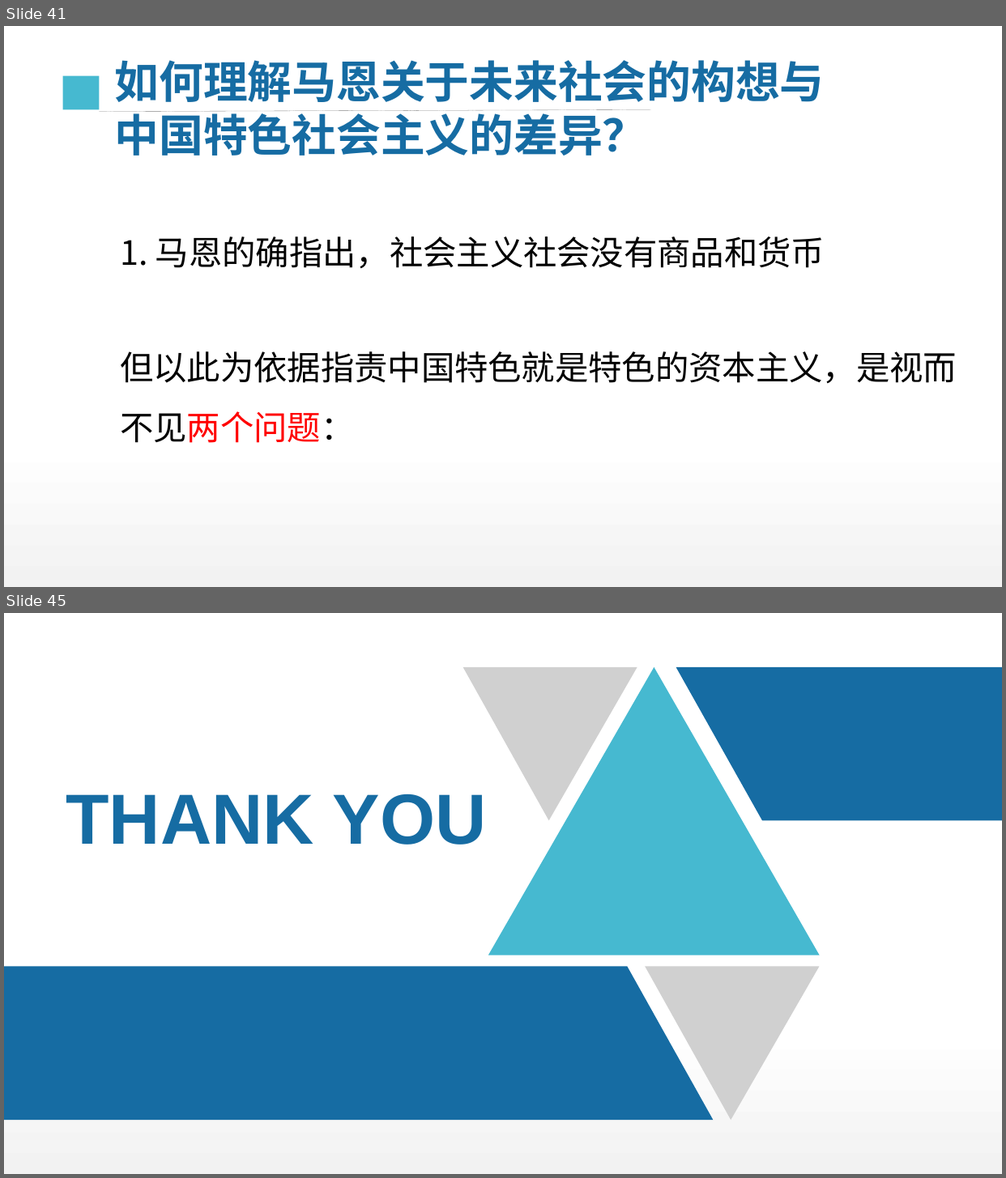
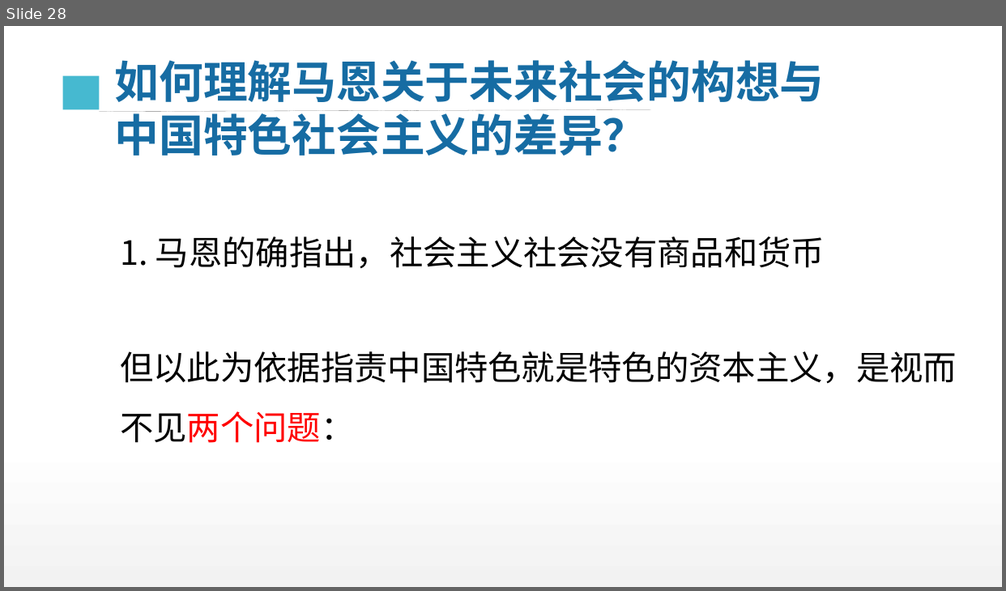
Before and after one commit to DO-MINATOR/buaa, a slide deck: 中特/复习ppt/刘娜娜-绪论.pptx. Shown one above the other, each under a label of ours: slides 41 and 45 before the commit, slide 28 after it; the slides between them are not shown. The pictures are 1006x1178 and 1006x591 pixels, drawn with LibreOffice and Linux fonts; fonts in the diff are those of the drawing; grey boxes stand for pictures. Boxes give left, top, right and bottom in pixels: in the first picture for what was removed or moved away, otherwise in the second. Text is boxed around its words. In the diff, an @@ line names an element or a change of style, - is before the commit and + after.

```diff
--- a/中特/复习ppt/刘娜娜-绪论.pptx
+++ b/中特/复习ppt/刘娜娜-绪论.pptx
@@ slide 45 removed at [4,613,1002,1174], background #FFFFFF; not listed: 1 template element that a slide beside it also shows @@
@@ picture removed at [463,667,637,820] @@
@@ freeform shape removed at [488,667,819,955] @@
@@ freeform shape removed at [676,667,1002,820] @@
@@ text removed at [66,794,487,845] @@
-THANK YOU
@@ freeform shape removed at [4,966,713,1121] @@
@@ picture removed at [645,966,820,1121] @@
@@ what was slide 41 is now slide 28 @@
```
Also in this commit, not shown: 11 slides changed, 14 other slides removed, 1 other file.
